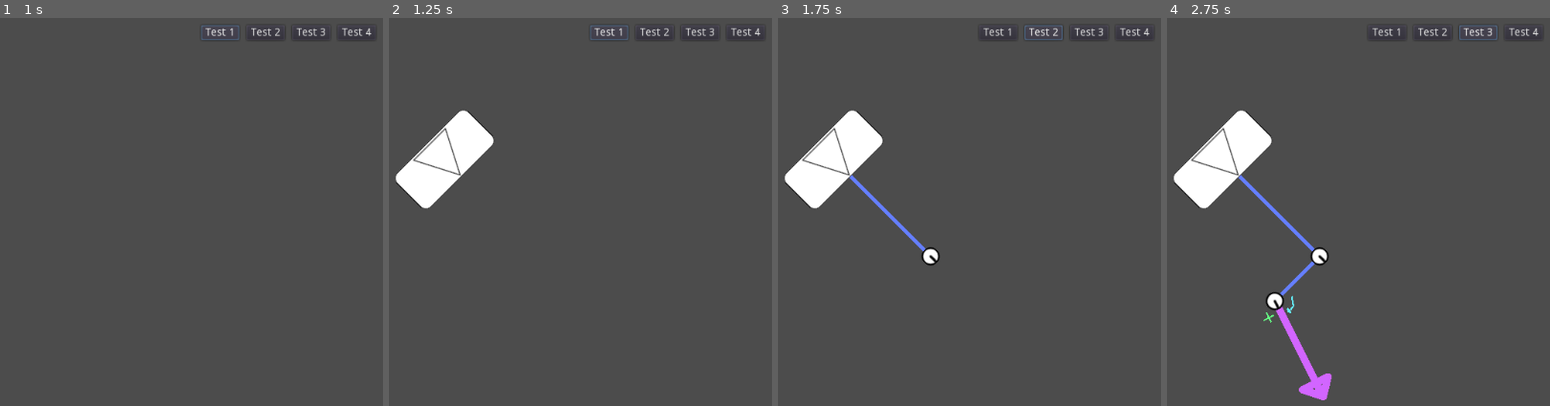
Above: before the commit, frames 1-4 (left to right).
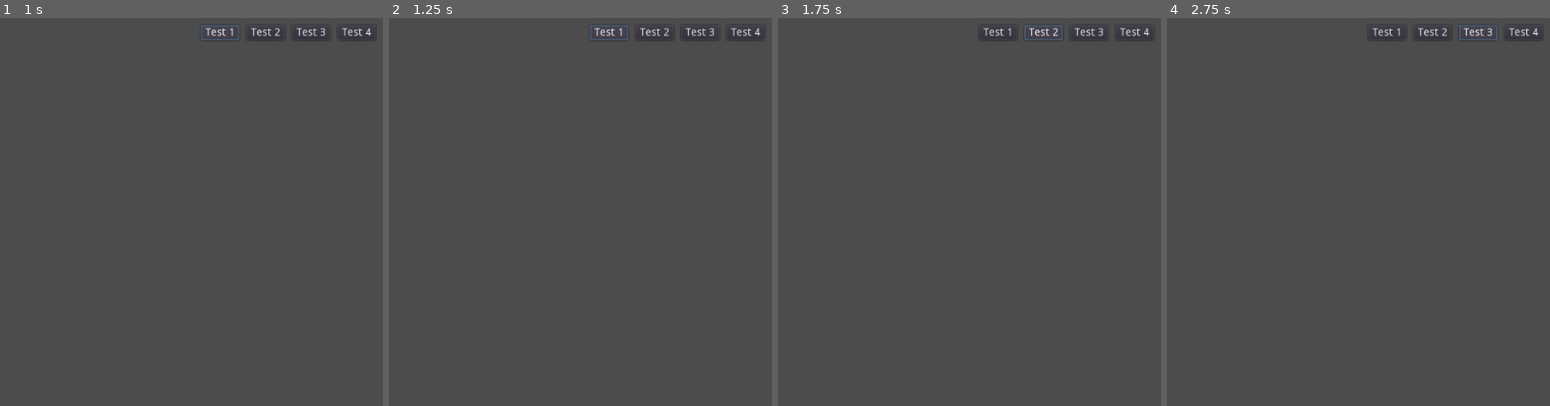
Above: after the commit, the same moments.

Repository: StStep/tatzelwurm-client
Game: Godot game, scene res://turn_component/battlefield_view/test_harness.tscn
Two runs of this game, one before a commit and one after it. Both use one fixed random seed, a clock stepped at 60 frames per second and the inputs below.
Inputs:
- Up to frame 1 (1 s): click "Test 1" at 0.5 s
- Up to frame 2 (1.25 s): no input
- Up to frame 3 (1.75 s): click "Test 2" at 1.25 s
- Up to frame 4 (2.75 s): click "Test 3" at 2 s

Frame 1 is identical in both runs. In frame 2, 3.2% of the frame differs, in the area x 1-28%, y 23-50%; in frame 3, 3.6%; in frame 4, 4.8%, in the area x 1-44%, y 23-99%.
Error after the commit: Parse Error: The identifier "FRONT" isn't declared in the current scope. (res://utilities/trig.gd:54)

Commit message:
Implementing arc path

Diff:
--- a/bgg/Unit/Unit.tscn
+++ b/bgg/Unit/Unit.tscn
@@ -1,9 +1,10 @@
 [gd_scene load_steps=6 format=2]
 
 [ext_resource path="res://unit/unit.gd" type="Script" id=1]
-[ext_resource path="res://utilities/select_item.gd" type="Script" id=2]
+[ext_resource path="res://decorators/select_item.gd" type="Script" id=2]
 [ext_resource path="res://turn_component/battlefield_view/block_with_direction.png" type="Texture" id=3]
-[ext_resource path="res://utilities/mouse_area_2d.gd" type="Script" id=4]
+[ext_resource path="res://decorators/mouse_area_2d.gd" type="Script" id=4]
+
 
 
 [sub_resource type="RectangleShape2D" id=1]
--- a/bgg/project.godot
+++ b/bgg/project.godot
@@ -16,7 +16,6 @@
 
 [autoload]
 
-SelectManager="*res://Utilities/select_manager.gd"
 GameManager="*res://game_manager.gd"
 
 [gdnative]
--- a/bgg/turn_component/battlefield_view/battlefield_view.gd
+++ b/bgg/turn_component/battlefield_view/battlefield_view.gd
@@ -36,7 +36,7 @@
 	inst.move_ind.visible = DEFAULT_EOT_MV_EN
 	_update_eot_move(ref)
 
-# Params = annotation, gdir, visible, arc
+# Params = annotation, end_gdir, visible, arc_gdir
 func add_cmd(ref, lpos, params = {}):
 	if not _unit_queues.has(ref):
 		print('WARNING: Unknown _unit_queues ref %s' % [ref])
@@ -47,7 +47,7 @@
 	par.add_child(inst_n)
 	_unit_queues[ref].append(inst_n)
 	inst_n.global_position = par.global_position + lpos
-	var gdir = params['gdir'] if 'gdir' in params else lpos
+	var gdir = params['end_gdir'] if 'end_gdir' in params else lpos
 	inst_n.global_rotation = gdir.angle() + PI/2
 	if 'annotation' in params:
 		var a = params['annotation']
@@ -61,8 +61,8 @@
 	# Path
 	var inst_p = path_node.instance()
 	inst_n.add_child(inst_p)
-	if 'arc' in params and params['arc']:
-		pass # TODO
+	if 'arc_gdir' in params:
+		inst_p.set_arc(inst_p.to_local(par.global_position), Vector2(0, 0), params['arc_gdir'])
 	else:
 		inst_p.set_line(inst_p.to_local(par.global_position), Vector2(0, 0))
 	_update_eot_move(ref)
--- a/bgg/turn_component/battlefield_view/battlefield_view.tscn
+++ b/bgg/turn_component/battlefield_view/battlefield_view.tscn
@@ -2,7 +2,7 @@
 
 [ext_resource path="res://turn_component/battlefield_view/battlefield_view.gd" type="Script" id=1]
 
-[node name="BattlefieldView" type="Node"]
+[node name="BattlefieldView" type="Node" index="0"]
 
 script = ExtResource( 1 )
 block_scene = "res://turn_component/battlefield_view/block.tscn"
--- a/bgg/turn_component/battlefield_view/path.gd
+++ b/bgg/turn_component/battlefield_view/path.gd
@@ -1,4 +1,6 @@
 extends Line2D
+
+const Trig = preload('res://utilities/trig.gd')
 
 func _ready():
 	pass
@@ -6,6 +8,5 @@
 func set_line(start, end):
 	points = PoolVector2Array([start, end])
 
-# TODO Determine params and hookinto battlefield_view
-func set_arc(start, end, gdir):
-	pass
+func set_arc(start, end, start_gdir):
+	Trig.get_arc()
--- a/bgg/turn_component/battlefield_view/test_harness.gd
+++ b/bgg/turn_component/battlefield_view/test_harness.gd
@@ -1,4 +1,6 @@
 extends Node
+
+const Trig = preload('res://utilities/trig.gd')
 
 onready var battlefield_view = get_node('BattlefieldView')
 
@@ -10,6 +12,7 @@
 		print('Error, no BattlefieldView found')
 		return
 	set_process(true)
+	Trig.unit_test()
 
 func _process(delta):
 	if _cur_func:
@@ -42,7 +45,7 @@
 
 	# Add Generic Command 2
 	battlefield_view.add_cmd(unit_ref, Vector2(-60,60),
-			{'annotation' :  ['reposition', 'rotation'], 'gdir' :  Vector2(.5,1)})
+			{'annotation' :  ['reposition', 'rotation'], 'end_gdir' :  Vector2(.5,1)})
 	yield()
 
 	# Mark as moving at end-of-turn
@@ -72,7 +75,7 @@
 
 	# Add Generic Command 1
 	battlefield_view.add_cmd(unit_ref, Vector2(130,-130),
-			{'annotation' : 'rotation', 'gdir' : Vector2(-130,-130)})
+			{'annotation' : 'rotation', 'end_gdir' : Vector2(-130,-130)})
 	yield()
 
 	# Add Generic Command 2
@@ -111,7 +114,7 @@
 
 	# Add Generic Command 3
 	battlefield_view.add_cmd(unit_ref, Vector2(50,-100),
-			{'annotation' : 'reposition', 'gdir' : Vector2(5,10)})
+			{'annotation' : 'reposition', 'end_gdir' : Vector2(5,10)})
 	yield()
 
 	battlefield_view.add_cmd(unit_ref, Vector2(10,5), {'annotation' : 'wheel'})
@@ -144,7 +147,7 @@
 	yield()
 
 	# Add Arc
-	battlefield_view.add_cmd(unit_ref, Vector2(130, 40), {'arc' : true})
+	battlefield_view.add_cmd(unit_ref, Vector2(130, 40), {'arc_gdir' : Vector2(1,1)})
 	yield()
 
 	print('Completed Test Four')
--- a/bgg/turn_component/battlefield_view/test_harness.tscn
+++ b/bgg/turn_component/battlefield_view/test_harness.tscn
@@ -19,6 +19,7 @@
 margin_bottom = 20.0
 rect_pivot_offset = Vector2( 0, 0 )
 mouse_filter = 1
+mouse_default_cursor_shape = 0
 size_flags_horizontal = 1
 size_flags_vertical = 1
 custom_constants/separation = 10
@@ -35,7 +36,9 @@
 margin_right = 446.0
 margin_bottom = 20.0
 rect_pivot_offset = Vector2( 0, 0 )
+focus_mode = 2
 mouse_filter = 0
+mouse_default_cursor_shape = 0
 size_flags_horizontal = 1
 size_flags_vertical = 1
 toggle_mode = false
@@ -56,7 +59,9 @@
 margin_right = 507.0
 margin_bottom = 20.0
 rect_pivot_offset = Vector2( 0, 0 )
+focus_mode = 2
 mouse_filter = 0
+mouse_default_cursor_shape = 0
 size_flags_horizontal = 1
 size_flags_vertical = 1
 toggle_mode = false
@@ -77,7 +82,9 @@
 margin_right = 568.0
 margin_bottom = 20.0
 rect_pivot_offset = Vector2( 0, 0 )
+focus_mode = 2
 mouse_filter = 0
+mouse_default_cursor_shape = 0
 size_flags_horizontal = 1
 size_flags_vertical = 1
 toggle_mode = false
@@ -98,7 +105,9 @@
 margin_right = 629.0
 margin_bottom = 20.0
 rect_pivot_offset = Vector2( 0, 0 )
+focus_mode = 2
 mouse_filter = 0
+mouse_default_cursor_shape = 0
 size_flags_horizontal = 1
 size_flags_vertical = 1
 toggle_mode = false
--- a/bgg/unit/position_node.tscn
+++ b/bgg/unit/position_node.tscn
@@ -1,8 +1,9 @@
 [gd_scene load_steps=6 format=2]
 
 [ext_resource path="res://unit/position_node.gd" type="Script" id=1]
-[ext_resource path="res://utilities/mouse_area_2d.gd" type="Script" id=2]
+[ext_resource path="res://decorators/mouse_area_2d.gd" type="Script" id=2]
 [ext_resource path="res://turn_component/battlefield_view/circle_with_direction.png" type="Texture" id=3]
+
 
 
 
--- /dev/null
+++ b/bgg/utilities/trig.gd
@@ -0,0 +1,265 @@
+# This class provides static functions to help with trigonemtry, lines, arcs and directions.
+
+# Types
+class Ray2D:
+	var offset = Vector2(0,0) setget ,_offset_get
+	func _offset_get():
+		return offset
+	var direction = Vector2(1,0) setget ,_direction_get
+	func _direction_get():
+		return direction
+
+	func _init(o = Vector2(0,0), d = Vector2(1,0)):
+		if typeof(o) != TYPE_VECTOR2 or typeof(d) != TYPE_VECTOR2:
+			print('get_dist_to_line: invalid parameters')
+		else:
+			offset = o
+			direction = d.normalized()
+
+	func is_valid():
+		if direction.is_normalized():
+			return true
+		else:
+			false
+
+class Arc2D:
+	var start_ray = Ray2D.new() setget ,_start_ray_get
+	func _start_ray_get():
+		return start_ray
+	var end_ray = Ray2D.new() setget ,_end_ray_get
+	func _end_ray_get():
+		return end_ray
+	var center_pnt = Vector2(0,0) setget ,_center_pnt_get
+	func _center_pnt_get():
+		return center_pnt
+
+	func _init(s, e, c):
+		if not s.is_valid() or not e.is_valid() or typeof(c) != TYPE_VECTOR2:
+			print('get_dist_to_line: invalid parameters')
+		else:
+			start_ray = s
+			end_ray = e
+			center_pnt = c
+
+	func is_valid():
+		if start_ray.is_valid() and end_ray.is_valid():
+			return true
+		else:
+			false
+
+enum Orientation { FRONT, BACK, LEFT, RIGHT}
+
+static func get_arc(start_ray, pnt):
+	# Invalid of not in front half of start_ray
+	if get_dir_relative_to_orientation(start_ray, pnt) != FRONT:
+		return null
+
+	# LegA of isosceles triangle is perp to dir
+	var tri_base_out = (pnt - start_ray.offset).normalized() # base dir
+	var tri_base_in = -tri_base_out
+
+	var leg_a
+	var clockwise = start_ray.direction.angle_to(tri_base_out) > 0
+	if clockwise:
+		leg_a = Ray2D.new(start_ray.offset, Vector2(-start_ray.direction.y, start_ray.direction.x))
+	else:
+		leg_a = Ray2D.new(start_ray.offset, Vector2(start_ray.direction.y, -start_ray.direction.x))
+	var leg_ang = leg_a.direction.angle_to(tri_base_out)
+
+	var new_dir
+	var final_dir # Perp to leg_b is final facing direction
+	if clockwise:
+		new_dir = tri_base_in.rotated(-leg_ang)
+		final_dir = new_dir.rotated(-PI/2)
+	else:
+		new_dir = tri_base_in.rotated(leg_ang)
+		final_dir = new_dir.rotated(PI/2)
+	var leg_b = Ray2D.new(pnt, new_dir)
+	var center = get_intersection_of_two_lines(leg_a, leg_b)
+	return Arc2D.new(start_ray, Ray2D.new(pnt, final_dir), center)
+
+static func get_nearest_pnt_on_line(line, pnt):
+	if not line.is_valid() or typeof(pnt) != TYPE_VECTOR2:
+		print('get_nearest_pnt_on_line: invalid parameters: %s %s' % [line, pnt])
+		return null
+	var vect = pnt - line.offset
+	var dist = vect.dot(line.direction)
+	return line.offset + line.direction * dist
+
+static func get_dist_to_line(line, pnt):
+	if not line.is_valid() or typeof(pnt) != TYPE_VECTOR2:
+		print('get_dist_to_line: invalid parameters: %s %s' % [line, pnt])
+		return null
+	var point_on_line = get_nearest_pnt_on_line(line, pnt)
+	return pnt.distance_to(point_on_line)
+
+static func get_front_back_dir_relative_to_orientation(orientation_ray, pnt):
+	var vec = pnt - orientation_ray.offset
+	var ang = orientation_ray.direction.angle_to(vec)
+	var abs_ang = abs(ang)
+	if abs_ang <= PI/2:
+		return FRONT
+	else:
+		return BACK
+
+static func get_left_right_dir_relative_to_orientation(orientation_ray, pnt):
+	var vec = pnt - orientation_ray.offset
+	var ang = orientation_ray.direction.angle_to(vec)
+	if ang <= 0:
+		return RIGHT
+	else:
+		return LEFT
+
+static func get_dir_relative_to_orientation(orientation_ray, pnt):
+	var vec = pnt - orientation_ray.offset
+	var ang = orientation_ray.direction.angle_to(vec)
+	var abs_ang = abs(ang)
+	if abs_ang <= PI/4:
+		return FRONT
+	elif abs_ang >= 3*PI/4:
+		return BACK
+	elif ang <= 0:
+		return RIGHT
+	else:
+		return LEFT
+
+static func get_intersection_of_two_lines(line_1, line_2):
+
+	# Get A,B,C of first line - points : ps1 to pe1
+	var ps1 = line_1.offset
+	var pe1 = line_1.offset + line_1.direction
+	var a1 = pe1.y - ps1.y
+	var b1 = ps1.x - pe1.x
+	var c1 = a1 * ps1.x + b1 * ps1.y
+
+	# Get A,B,C of second line - points : ps2 to pe2
+	var ps2 = line_2.offset
+	var pe2 = line_2.offset + line_2.direction
+	var a2 = pe2.y - ps2.y
+	var b2 = ps2.x - pe2.x
+	var c2 = a2 * ps2.x + b2 * ps2.y
+
+	# Get delta and check if the lines are parallel
+	var delta = a1 * b2 - a2 * b1
+	if delta == 0:
+		return null
+
+	return Vector2((b2 * c1 - b1 * c2) / delta, (a1 * c2 - a2 * c1) / delta)
+
+static func unit_test():
+	print('Running Trig unit-tests')
+	var input = []
+	var exp_output = []
+	var FLOAT_EPSILON = 0.1
+
+	# get_arc(start_ray, pnt)
+	input = [
+		[Ray2D.new(Vector2(0,0), Vector2(0,1)), Vector2(-.2,-1)],
+		[Ray2D.new(Vector2(0,0), Vector2(0,1)), Vector2(-1,.2)],
+		[Ray2D.new(Vector2(0,0), Vector2(0,1)), Vector2(1,-.2)],
+	]
+	exp_output = [
+		null,
+		null,
+		null,
+	]
+	for i in range(input.size()):
+		var ret = get_arc(input[i][0], input[i][1])
+		if ret != exp_output[i]:
+			print('Test get_arc() %d: failed: %s instead of %s' % [i, ret, exp_output[i]])
+
+	# get_nearest_pnt_on_line(line, pnt)
+	input = [
+		[Ray2D.new(Vector2(0,0), Vector2(1,0)), Vector2(1,1)],
+		[Ray2D.new(Vector2(0,0), Vector2(1,0)), Vector2(1,-1)],
+	]
+	exp_output = [
+		Vector2(1,0),
+		Vector2(1,0),
+	]
+	for i in range(input.size()):
+		var ret = get_nearest_pnt_on_line(input[i][0], input[i][1])
+		if ret != exp_output[i]:
+			print('Test get_nearest_pnt_on_line() %d: failed: %s instead of %s' % [i, ret, exp_output[i]])
+
+	# get_dist_to_line(line, pnt)
+	input = [
+		[Ray2D.new(Vector2(0,0), Vector2(1,0)), Vector2(1,1)],
+		[Ray2D.new(Vector2(0,0), Vector2(1,0)), Vector2(1,-1)],
+	]
+	exp_output = [
+		1,
+		1,
+	]
+	for i in range(input.size()):
+		var ret = get_dist_to_line(input[i][0], input[i][1])
+		if ret != exp_output[i]:
+			print('Test get_dist_to_line() %d: failed: %s instead of %s' % [i, ret, exp_output[i]])
+
+	# get_front_back_dir_relative_to_orientation(origin_ray, pnt)
+	input = [
+		[Ray2D.new(Vector2(0,0), Vector2(0,1)), Vector2(1,1)],
+		[Ray2D.new(Vector2(0,0), Vector2(0,1)), Vector2(-1,1)],
+		[Ray2D.new(Vector2(0,0), Vector2(0,1)), Vector2(-1,-1)],
+		[Ray2D.new(Vector2(0,0), Vector2(0,1)), Vector2(1,-.1)],
+	]
+	exp_output = [
+		FRONT,
+		FRONT,
+		BACK,
+		BACK,
+	]
+	for i in range(input.size()):
+		var ret = get_front_back_dir_relative_to_orientation(input[i][0], input[i][1])
+		if ret != exp_output[i]:
+			print('Test get_front_back_dir_relative_to_orientation() %d: failed: %s instead of %s' % [i, ret, exp_output[i]])
+
+	# get_left_right_dir_relative_to_orientation(orientation_ray, pnt)
+	input = [
+		[Ray2D.new(Vector2(0,0), Vector2(0,1)), Vector2(1,1)],
+		[Ray2D.new(Vector2(0,0), Vector2(0,1)), Vector2(-1,1)],
+		[Ray2D.new(Vector2(0,0), Vector2(0,1)), Vector2(-1,-1)],
+		[Ray2D.new(Vector2(0,0), Vector2(0,1)), Vector2(1,-.1)],
+	]
+	exp_output = [
+		RIGHT,
+		LEFT,
+		LEFT,
+		RIGHT,
+	]
+	for i in range(input.size()):
+		var ret = get_left_right_dir_relative_to_orientation(input[i][0], input[i][1])
+		if ret != exp_output[i]:
+			print('Test get_left_right_dir_relative_to_orientation() %d: failed: %s instead of %s' % [i, ret, exp_output[i]])
+
+	# get_dir_relative_to_orientation(origin_ray, pnt)
+	input = [
+		[Ray2D.new(Vector2(0,0), Vector2(0,1)), Vector2(.2,1)],
+		[Ray2D.new(Vector2(0,0), Vector2(0,1)), Vector2(-.2,-1)],
+		[Ray2D.new(Vector2(0,0), Vector2(0,1)), Vector2(-1,.2)],
+		[Ray2D.new(Vector2(0,0), Vector2(0,1)), Vector2(1,-.2)],
+	]
+	exp_output = [
+		FRONT,
+		BACK,
+		LEFT,
+		RIGHT,
+	]
+	for i in range(input.size()):
+		var ret = get_dir_relative_to_orientation(input[i][0], input[i][1])
+		if ret != exp_output[i]:
+			print('Test get_dir_relative_to_orientation() %d: failed: %s instead of %s' % [i, ret, exp_output[i]])
+
+	# get_intersection_of_two_lines(line_1, line_2)
+	input = [
+		[Ray2D.new(Vector2(0,0), Vector2(1,0)), Ray2D.new(Vector2(1,1), Vector2(0,-1))],
+		[Ray2D.new(Vector2(0,0), Vector2(1,0)), Ray2D.new(Vector2(0,1), Vector2(1,0))],
+	]
+	exp_output = [
+		Vector2(1,0),
+		null
+	]
+	for i in range(input.size()):
+		var ret = get_intersection_of_two_lines(input[i][0], input[i][1])
+		if ret != exp_output[i]:
+			print('Test get_intersection_of_two_lines() %d: failed: %s instead of %s' % [i, ret, exp_output[i]])
Renamed: bgg/utilities/mouse_area_2d.gd -> bgg/decorators/mouse_area_2d.gd
Renamed: bgg/Utilities/select_item.gd -> bgg/decorators/select_item.gd
Renamed: bgg/Utilities/select_manager.gd -> bgg/decorators/select_manager.gd
